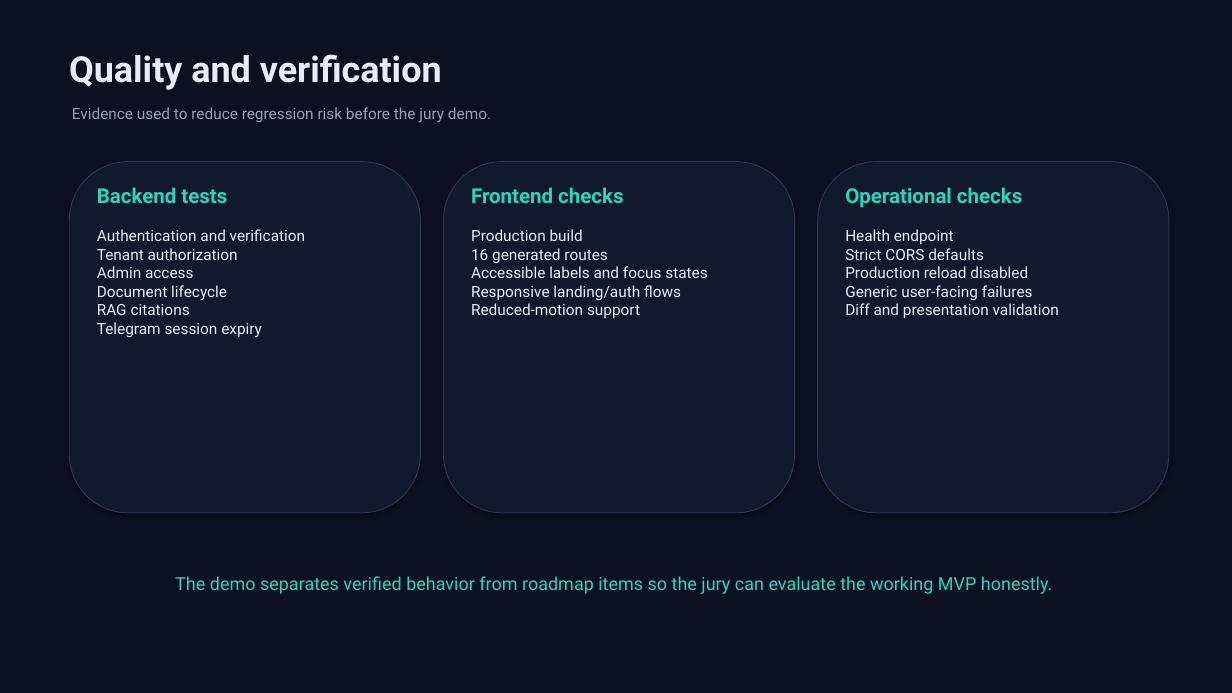
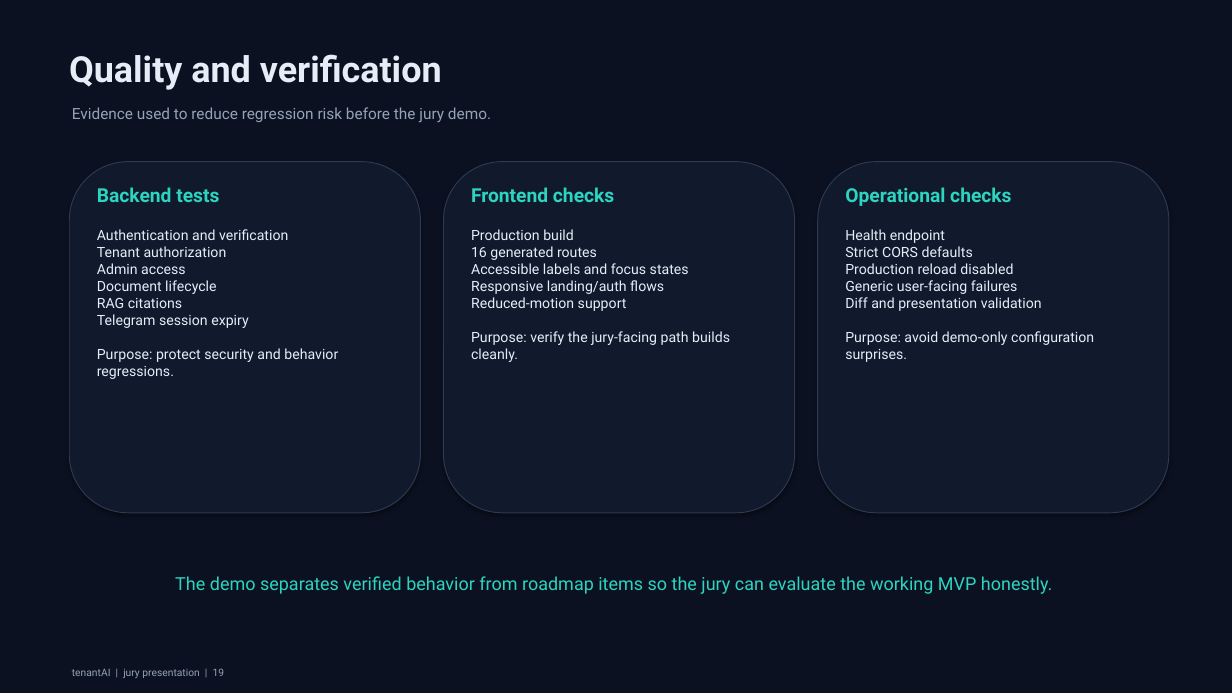
Before and after one commit to aksharganji23/tenantAI, a slide deck: slide 19 of presentation/SaaSsum_AI_Presentation.pptx. Drawn at 1232x693 pixels with LibreOffice and Linux fonts; fonts in the diff are those of the drawing. Boxes give left, top, right and bottom in pixels: in the first picture for what was removed or moved away, otherwise in the second. Text is boxed around its words. In the diff, an @@ line names an element or a change of style, - is before the commit and + after.

```diff
--- a/presentation/SaaSsum_AI_Presentation.pptx
+++ b/presentation/SaaSsum_AI_Presentation.pptx
@@ size 16 to 15 pt in 3 elements at bbox=[97, 187, 219, 202], bbox=[471, 187, 614, 202], bbox=[845, 187, 1011, 206] @@
@@ text at bbox=[97, 229, 338, 379]: text changed; size 12 to 11 pt @@
-Authentication and verification
-Tenant authorization
-Admin access
-Document lifecycle
-RAG citations
-Telegram session expiry
+Authentication and verification
+Tenant authorization
+Admin access
+Document lifecycle
+RAG citations
+Telegram session expiry
+Purpose: protect security and behavior regressions.
@@ text at bbox=[471, 229, 730, 362]: text changed; size 12 to 11 pt @@
-Production build
-16 generated routes
-Accessible labels and focus states
-Responsive landing/auth flows
-Reduced-motion support
+Production build
+16 generated routes
+Accessible labels and focus states
+Responsive landing/auth flows
+Reduced-motion support
+Purpose: verify the jury-facing path builds cleanly.
@@ text at bbox=[845, 229, 1094, 362]: text changed; size 12 to 11 pt @@
-Health endpoint
-Strict CORS defaults
-Production reload disabled
-Generic user-facing failures
-Diff and presentation validation
+Health endpoint
+Strict CORS defaults
+Production reload disabled
+Generic user-facing failures
+Diff and presentation validation
+Purpose: avoid demo-only configuration surprises.
@@ text added at bbox=[72, 668, 225, 678], 8 pt, text #94A3B8 @@
+tenantAI | jury presentation | 19
```
Also in this commit, not shown: 22 other slides changed, 1 other file.
